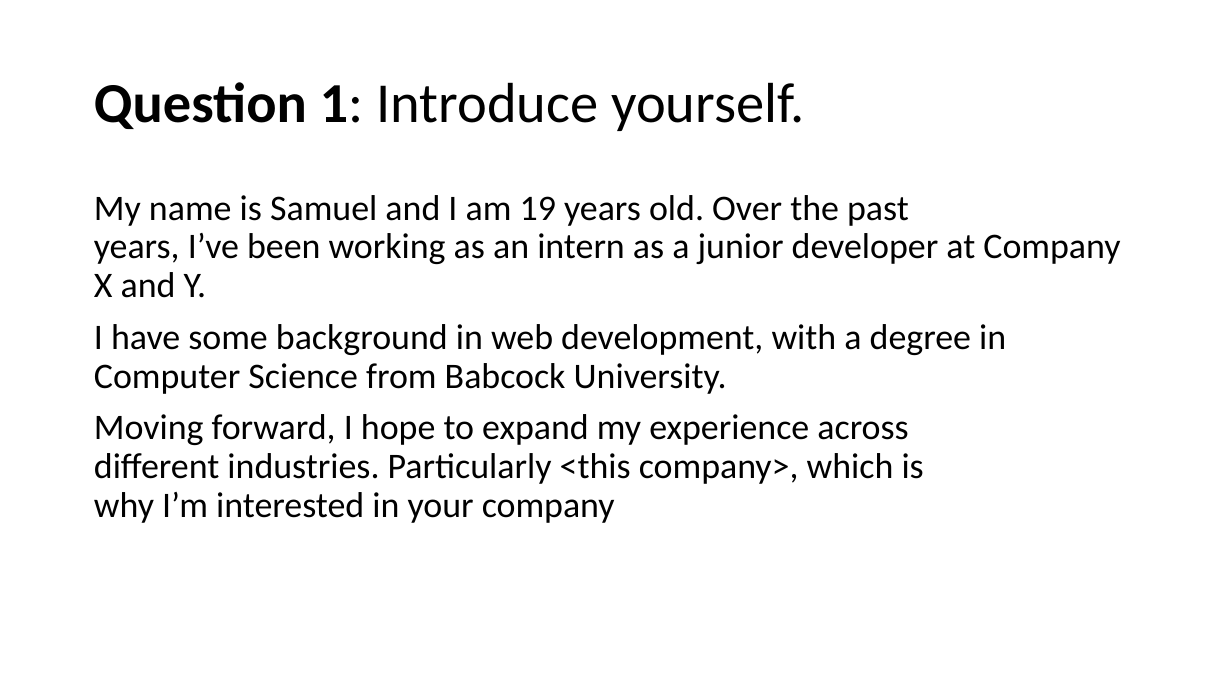
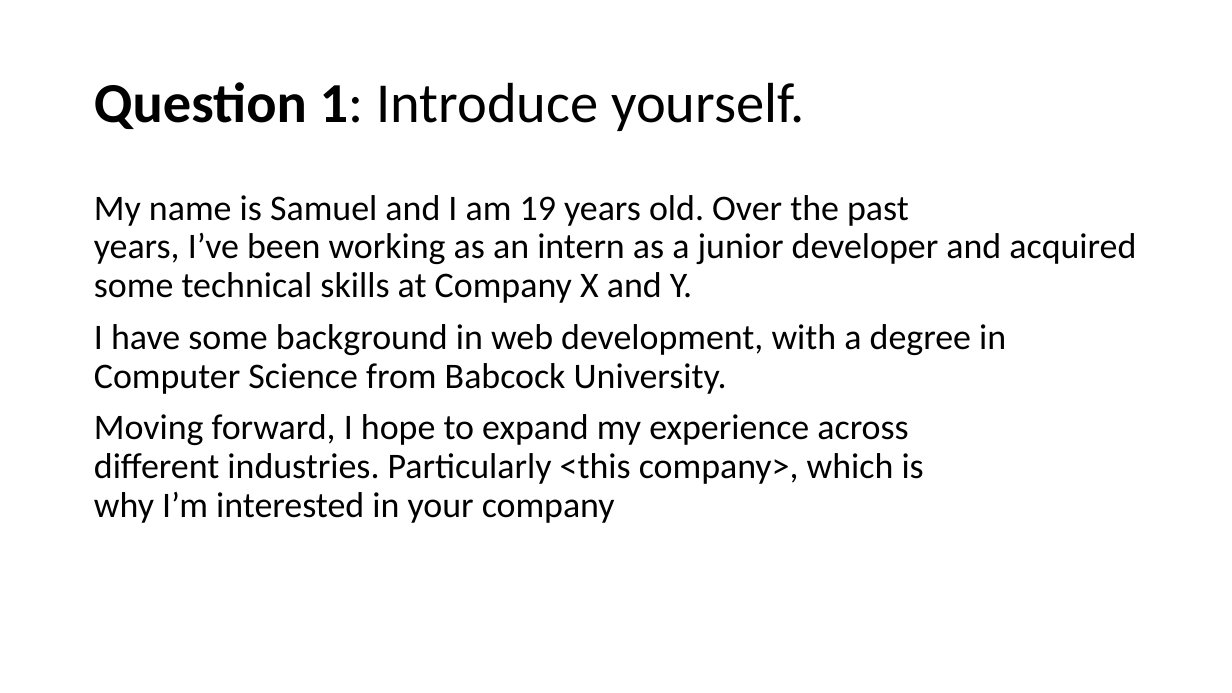
Before and after one commit to SamZie001/job-interview, a slide deck: slide 2 of Job Interview Project.pptx. Drawn at 1232x693 pixels with LibreOffice and Linux fonts; fonts in the diff are those of the drawing. Boxes give left, top, right and bottom in pixels: in the first picture for what was removed or moved away, otherwise in the second. Text is boxed around its words. In the diff, an @@ line names an element or a change of style, - is before the commit and + after.

```diff
--- a/Job Interview Project.pptx
+++ b/Job Interview Project.pptx
@@ text at bbox=[94, 195, 1136, 303]: text changed @@
-My name is Samuel and I am 19 years old. Over the past years, I’ve been working as an intern as a junior developer at Company X and Y.
+My name is Samuel and I am 19 years old. Over the past years, I’ve been working as an intern as a junior developer and acquired some technical skills at Company X and Y.
```
Also in this commit, not shown: 3 other slides changed.
